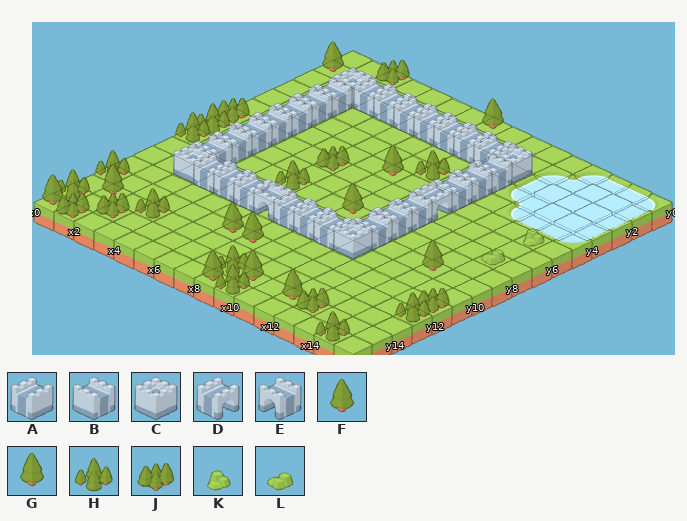
Tiled map, stored at examples/demos/tile-grids/assets/maps/town.tmx. That is the earlier state.
Cells are 232x110 px. Isometric: x runs down to the right, y down to the left. Shown: x 0..15, y 0..15. Layer "raised" is drawn 0,-110 px off the grid. Layer "raised-props" is drawn 0,-110 px off the grid.
Key: from "sketch-town-props": A 0 "castle_wall_N", B 1 "castle_wall_E", C 2 "castle_tower_N", D 3 "castle_gateOpen_N", E 4 "castle_gateOpen_E", F 5 "tree_single_N", G 6 "tree_single_E", H 7 "tree_multiple_N", J 8 "tree_multiple_E", K 9 "rocks_grass_N", L 10 "rocks_grass_E".
_ is an empty cell.
Layers that did not change in this view are not listed.
Layer "props" before, first column x 0:
 0 __J____G________
 1 G_______________
 2 __CAAAAAAAC_____
 3 __B_______B_____
 4 __B_____H_B_____
 5 __B____G__B___K_
 6 J_B__J____D_____
 7 H_B_______B___L_
 8 H_B__H__G_B_____
 9 __B_______B__F__
10 __CAAAEAAAC_____
11 _______________J
12 H_____FF_______H
13 _F_H____________
14 H_J_____HF_GJ___
15 FJ______FH____H_
Now the later version:
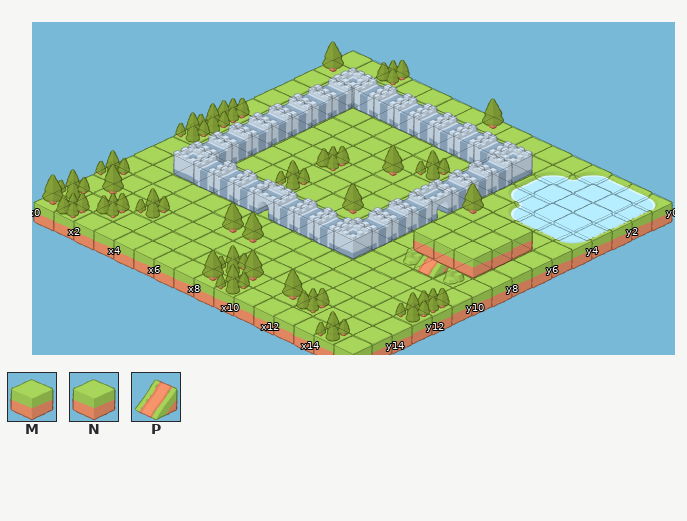
Further tiles: from "sketch-town-ground": M 0 "grass_center_N"; from "sketch-town-raised": N 0 "grass_center_N", P 1 "grass_pathSlope_E".
Tiles of an added or newly shown layer are drawn over the layers below it.
Changes in this commit:
Layer "props":
There is now tile K in row 9 at x 12 and 14.
The edit turns tile L into tile N in row 7 at x 14.
There is now tile N in row 6 at x 12 to 14; in row 7 at x 12 to 13; in row 8 at x 12 to 14.
The edit turns tile F into tile P in row 9 at x 13.
The edit erases tile K in row 5 at x 14.
Layer "raised" (added):
There is now tile M in rows 6 to 8 at x 12 to 14.
Layer "raised-props" (added):
There is now tile F in row 6 at x 12.
Pixel boxes of the changes (left, top, right, bottom) in both pictures:
changed: (403, 183, 545, 285)
